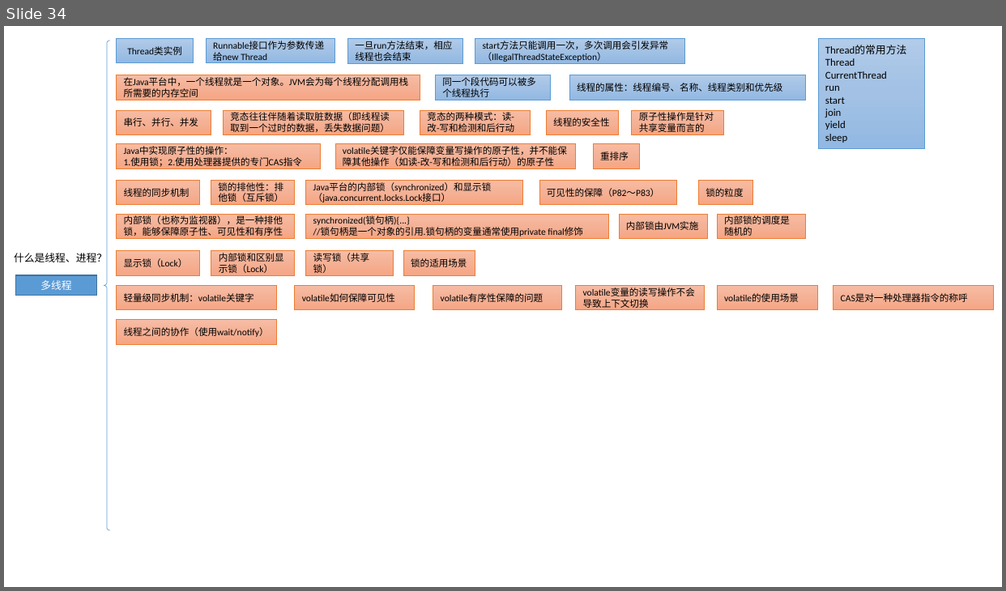
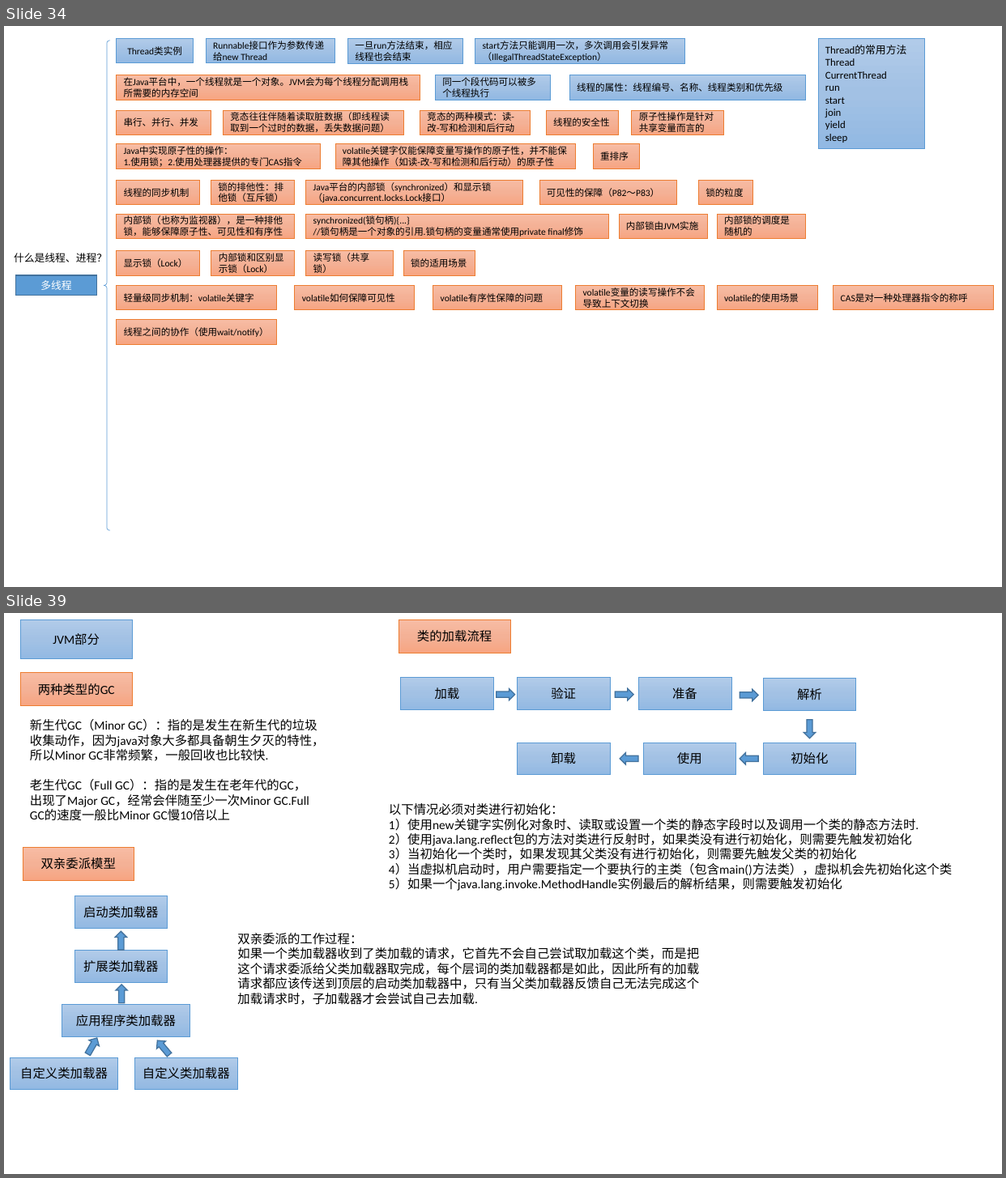
Before and after one commit to nda1992/Reading_Books_Notebook, a slide deck: images/画图PPT.pptx. Shown one above the other, each under a label of ours: slide 34 before the commit, slides 34 and 39 after it; the slides between them are not shown. The pictures are 1006x591 and 1006x1178 pixels, drawn with LibreOffice and Linux fonts; fonts in the diff are those of the drawing. Boxes give left, top, right and bottom in pixels: in the first picture for what was removed or moved away, otherwise in the second. Text is boxed around its words. In the diff, an @@ line names an element or a change of style, - is before the commit and + after.

```diff
--- a/images/画图PPT.pptx
+++ b/images/画图PPT.pptx
@@ slide 39 added at <box>4,613,1002,1174</box>, background #FFFFFF @@
@@ rectangle added at <box>20,619,132,658</box>, fill gradient #B1CBE9 to #A3C1E5 to #93B9E4, outline #5B9BD5 0.5 pt, 12 pt, text #000000 @@
+JVM部分
@@ rectangle added at <box>398,619,510,653</box>, fill gradient #F7BDA5 to #F5B196 to #F8A582, outline #ED7D31 0.5 pt, 12 pt, text #000000 @@
+类的加载流程
@@ rectangle added at <box>20,673,132,706</box>, fill gradient #F7BDA5 to #F5B196 to #F8A582, outline #ED7D31 0.5 pt, 12 pt, text #000000 @@
+两种类型的GC
@@ rectangle added at <box>401,677,493,709</box>, fill gradient #B1CBE9 to #A3C1E5 to #93B9E4, outline #5B9BD5 0.5 pt, 12 pt, text #000000 @@
+加载
@@ rectangle added at <box>517,677,610,709</box>, fill gradient #B1CBE9 to #A3C1E5 to #93B9E4, outline #5B9BD5 0.5 pt, 12 pt, text #000000 @@
+验证
@@ rectangle added at <box>638,677,731,709</box>, fill gradient #B1CBE9 to #A3C1E5 to #93B9E4, outline #5B9BD5 0.5 pt, 12 pt, text #000000 @@
+准备
@@ rectangle added at <box>763,678,856,710</box>, fill gradient #B1CBE9 to #A3C1E5 to #93B9E4, outline #5B9BD5 0.5 pt, 12 pt, text #000000 @@
+解析
@@ right arrow added at <box>496,688,515,700</box>, fill #5B9BD5, outline #43739E 1 pt @@
@@ right arrow added at <box>615,688,633,700</box>, fill #5B9BD5, outline #43739E 1 pt @@
@@ right arrow added at <box>740,689,759,701</box>, fill #5B9BD5, outline #43739E 1 pt @@
@@ text added at <box>30,719,325,821</box>, 12 pt, text #000000 @@
+新生代GC（Minor GC）：指的是发生在新生代的垃圾收集动作，因为java对象大多都具备朝生夕灭的特性，所以Minor GC非常频繁，一般回收也比较快.
+老生代GC（Full GC）：指的是发生在老年代的GC，出现了Major GC，经常会伴随至少一次Minor GC.Full GC的速度一般比Minor GC慢10倍以上
@@ right arrow added at <box>804,720,816,739</box>, fill #5B9BD5, outline #43739E 1 pt @@
@@ rectangle added at <box>517,743,610,775</box>, fill gradient #B1CBE9 to #A3C1E5 to #93B9E4, outline #5B9BD5 0.5 pt, 12 pt, text #000000 @@
+卸载
@@ right arrow added at <box>620,753,639,765</box>, fill #5B9BD5, outline #43739E 1 pt @@
@@ rectangle added at <box>643,743,736,775</box>, fill gradient #B1CBE9 to #A3C1E5 to #93B9E4, outline #5B9BD5 0.5 pt, 12 pt, text #000000 @@
+使用
@@ right arrow added at <box>740,753,759,765</box>, fill #5B9BD5, outline #43739E 1 pt @@
@@ rectangle added at <box>763,743,856,775</box>, fill gradient #B1CBE9 to #A3C1E5 to #93B9E4, outline #5B9BD5 0.5 pt, 12 pt, text #000000 @@
+初始化
@@ text added at <box>389,803,952,891</box>, 12 pt, text #000000 @@
+以下情况必须对类进行初始化：
+1）使用new关键字实例化对象时、读取或设置一个类的静态字段时以及调用一个类的静态方法时.
+2）使用java.lang.reflect包的方法对类进行反射时，如果类没有进行初始化，则需要先触发初始化
+3）当初始化一个类时，如果发现其父类没有进行初始化，则需要先触发父类的初始化
+4）当虚拟机启动时，用户需要指定一个要执行的主类（包含main()方法类），虚拟机会先初始化这个类
+5）如果一个java.lang.invoke.MethodHandle实例最后的解析结果，则需要触发初始化
@@ rectangle added at <box>23,847,134,880</box>, fill gradient #F7BDA5 to #F5B196 to #F8A582, outline #ED7D31 0.5 pt, 12 pt, text #000000 @@
+双亲委派模型
@@ rectangle added at <box>74,897,167,929</box>, fill gradient #B1CBE9 to #A3C1E5 to #93B9E4, outline #5B9BD5 0.5 pt, 12 pt, text #000000 @@
+启动类加载器
@@ rectangle added at <box>74,950,167,982</box>, fill gradient #B1CBE9 to #A3C1E5 to #93B9E4, outline #5B9BD5 0.5 pt, 12 pt, text #000000 @@
+扩展类加载器
@@ right arrow added at <box>115,931,127,950</box>, fill #5B9BD5, outline #43739E 1 pt @@
@@ text added at <box>237,933,699,1005</box>, 12 pt, text #000000 @@
+双亲委派的工作过程：
+如果一个类加载器收到了类加载的请求，它首先不会自己尝试取加载这个类，而是把这个请求委派给父类加载器取完成，每个层词的类加载器都是如此，因此所有的加载请求都应该传送到顶层的启动类加载器中，只有当父类加载器反馈自己无法完成这个加载请求时，子加载器才会尝试自己去加载.
@@ right arrow added at <box>116,985,128,1003</box>, fill #5B9BD5, outline #43739E 1 pt @@
@@ rectangle added at <box>62,1004,189,1037</box>, fill gradient #B1CBE9 to #A3C1E5 to #93B9E4, outline #5B9BD5 0.5 pt, 12 pt, text #000000 @@
+应用程序类加载器
@@ right arrow added at <box>83,1035,103,1058</box>, fill #5B9BD5, outline #43739E 1 pt @@
@@ right arrow added at <box>152,1037,173,1059</box>, fill #5B9BD5, outline #43739E 1 pt @@
@@ rectangle added at <box>10,1058,117,1090</box>, fill gradient #B1CBE9 to #A3C1E5 to #93B9E4, outline #5B9BD5 0.5 pt, 12 pt, text #000000 @@
+自定义类加载器
@@ rectangle added at <box>134,1058,237,1090</box>, fill gradient #B1CBE9 to #A3C1E5 to #93B9E4, outline #5B9BD5 0.5 pt, 12 pt, text #000000 @@
+自定义类加载器
```
Also in this commit, not shown: 13 other slides added, 2 other files.
